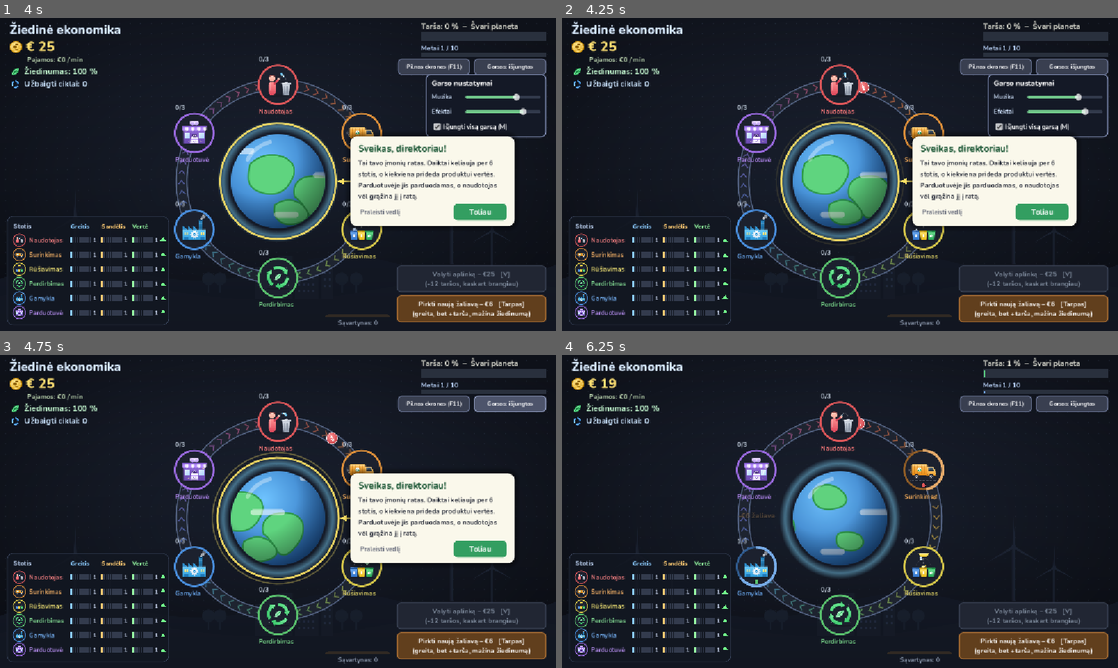
Above: before the commit, frames 1-4 (two rows, left to right).
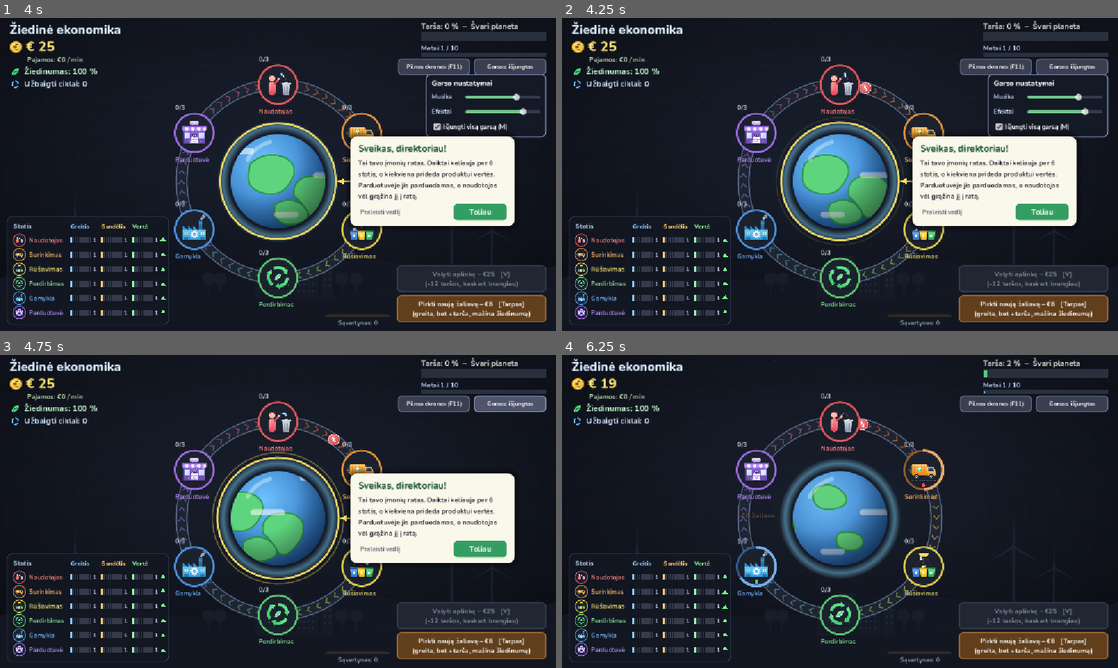
Above: after the commit, the same moments.

Repository: Y-Yes/ziedine-ekonomika
Game: Godot game, scene res://scenes/main.tscn
The game is run twice, just before and just after one commit, with the same random seed, the same clock (stepped at 60 frames per second) and the same inputs.
Inputs:
- Up to frame 1 (4 s): click "PRADĖTI" at 0.5 s; click "Garsas: 80 %" at 1.25 s; click "Pilnas ekranas (F11)" at 2 s; click "Langas (F11)" at 2.75 s; click "Išjungti visą garsą (M)" at 3.5 s
- Up to frame 2 (4.25 s): no input
- Up to frame 3 (4.75 s): click "Garsas: išjungtas" at 4.25 s
- Up to frame 4 (6.25 s): click "Pirkti naują žaliavą – €6 [Ta…" at 5 s; click "Praleisti vedlį" at 5.75 s

Frame 1 is identical in both runs. In frame 2, less than 0.1% of the frame differs, in the area x 53-56%, y 20-25%; in frame 3, less than 0.1%; in frame 4, less than 0.1%, in the area x 53-81%, y 1-44%.

Commit message:
Aiškesni pirkiniai, nelaimės pagal sunkumą, tekstų peržiūra
- Sandėlio vietos rodomos langeliais virš stoties, masto ekonomijos
  ženkliukas ir pusės sandėlio žymė
- Patobulinimų lange rodomas lygis (6 → 7), aiškesni aprašymai ir
  paaiškinimai užvedus pelę; mirksi labiausiai apsimokantis pirkinys
- Lentelėje švyti pigiausias įperkamas kiekvienos stoties patobulinimas
- Nelaimės visuose lygiuose (dažnis ir stiprumas pagal sunkumą),
  naujos: vėtra, karščio banga, streikas (sumokėk darbuotojams)
- Degančios stotys teršia; aplinkos valymas brangsta kasmet
- Lengvesnis lengvas lygis, sunkesnis normalus ir sunkus
- Tekstų peržiūra: taisyklinga lietuvių kalba, dešimtainis kablelis

Diff:
--- a/scripts/game.gd
+++ b/scripts/game.gd
@@ -19,9 +19,10 @@
 const YEARS := 10
 
 # Pollution (0..100)
-const POL_OVERFLOW := 4.0       # item falls out of the loop -> landfill
-const POL_RAW := 1.5            # extracting new primary raw material
-const POL_DECAY := 0.2          # nature recovers per second
+const POL_OVERFLOW := 6.0       # item falls out of the loop -> landfill
+const POL_RAW := 2.5            # extracting new primary raw material
+const POL_DECAY := 0.1          # nature recovers per second
+const POL_PER_ITEM := 0.15      # every newly consumed product has a footprint
 const POL_LOOP_CLEAN := 0.3     # each completed loop reduces pollution
 const POL_PRICE_HIT := 0.4      # at 100 % pollution prices drop by 40 %
 const CLEANUP_AMOUNT := 12.0
@@ -36,8 +37,8 @@
 
 # Consumption ramp (over the whole game)
 const SPAWN_START_INTERVAL := 2.1
-const SPAWN_MIN_INTERVAL := 0.6
-const RAMP_TIME := 360.0
+const SPAWN_MIN_INTERVAL := 0.15
+const DEMAND_GROWTH := 1.3      # demand multiplier per year (economic growth)
 
 # Investor bonus coins
 const BONUS_MIN_DELAY := 8.0
@@ -48,6 +49,10 @@
 const SORT_MAX_DELAY := 55.0
 const SORT_WAIT := 12.0          # seconds the mixed waste waits before it is dumped
 const SORT_SLOWMO := 0.25
+
+# Losing
+const CATASTROPHE_TIME := 15.0   # seconds at 100 % pollution -> planet lost
+const BANKRUPT_AT := -150.0      # debt limit -> bankruptcy
 
 const DIFFICULTIES := [
 	{"title": "Lengvas", "desc": "Mažiau atliekų, daugiau pinigų,\nnelaimės retesnės",
@@ -157,6 +162,8 @@
 var _income_log: Array = []
 var _shake: float = 0.0
 var _tut_bonus: Bonus = null
+var catastrophe: float = 0.0
+var lost_reason: String = ""
 
 func _ready() -> void:
 	randomize()
@@ -291,6 +298,8 @@
 	_end_event()
 	_income_log.clear()
 	selected_index = -1
+	catastrophe = 0.0
+	lost_reason = ""
 	finished = false
 	in_report = false
 	paused = false
@@ -410,12 +419,42 @@
 	hud.hide_report()
 	hud.show_final(summary)
 
+## Losing conditions: long ecological catastrophe or bankruptcy.
+func _check_lose(delta: float) -> void:
+	if tutorial_active:
+		return
+	if pollution >= 99.5:
+		if catastrophe == 0.0:
+			Sfx.play("fire", 0.0, 0.8)
+		catastrophe += delta
+		hud.show_alert("EKOLOGINĖ KATASTROFA!", "Planeta žus po %d s – mažink taršą!" % int(ceil(CATASTROPHE_TIME - catastrophe)))
+		shake(0.15)
+		if catastrophe >= CATASTROPHE_TIME:
+			_lose("planet")
+			return
+	else:
+		catastrophe = maxf(0.0, catastrophe - delta * 2.0)
+	if money <= BANKRUPT_AT:
+		_lose("bankrupt")
+
+func _lose(reason: String) -> void:
+	lost_reason = reason
+	Sfx.play("flood", 0.0, 0.7)
+	shake(1.0)
+	_finish_game({"met": false, "lost": true})
+
 ## Final score combines money, planet health and circularity (× difficulty).
 func final_score() -> int:
+	if lost_reason != "":
+		return int(total_earned * 0.5 * float(diff["score"]))
 	var base := total_earned + (100.0 - pollution) * 15.0 + circularity() * 10.0
 	return int(base * float(diff["score"]))
 
 func final_title() -> String:
+	if lost_reason == "planet":
+		return "Planeta neatlaikė"
+	if lost_reason == "bankrupt":
+		return "Bankrotas"
 	var circ := circularity()
 	if pollution < 25.0 and circ >= 70.0:
 		return "Žiedinės ekonomikos lyderis"
@@ -551,13 +590,17 @@
 		_update_sorting(delta)
 	_update_fires(delta)
 	_move_tokens(delta)
+	_check_lose(delta)
+	if finished:
+		return
 	hud.refresh()
 	if year_time >= YEAR_LEN and not sorting_active:
 		_end_year()
 
+## Demand grows every year (economic growth): about +30 % per year.
 func _spawn_interval() -> float:
-	var t := clampf(elapsed / RAMP_TIME, 0.0, 1.0)
-	var iv := lerpf(SPAWN_START_INTERVAL, SPAWN_MIN_INTERVAL, t) * float(diff["spawn"]) / demand_mult
+	var growth := pow(DEMAND_GROWTH, elapsed / YEAR_LEN)
+	var iv := maxf(SPAWN_START_INTERVAL / growth, SPAWN_MIN_INTERVAL) * float(diff["spawn"]) / demand_mult
 	if tutorial_active:
 		iv *= 1.6
 	return iv
@@ -578,6 +621,8 @@
 	t.position = ring.position_for_angle(t.angle)
 	add_child(t)
 	tokens.append(t)
+	if not tutorial_active:
+		add_pollution(POL_PER_ITEM)
 
 func _move_tokens(delta: float) -> void:
 	var arrived: Array[Token] = []
